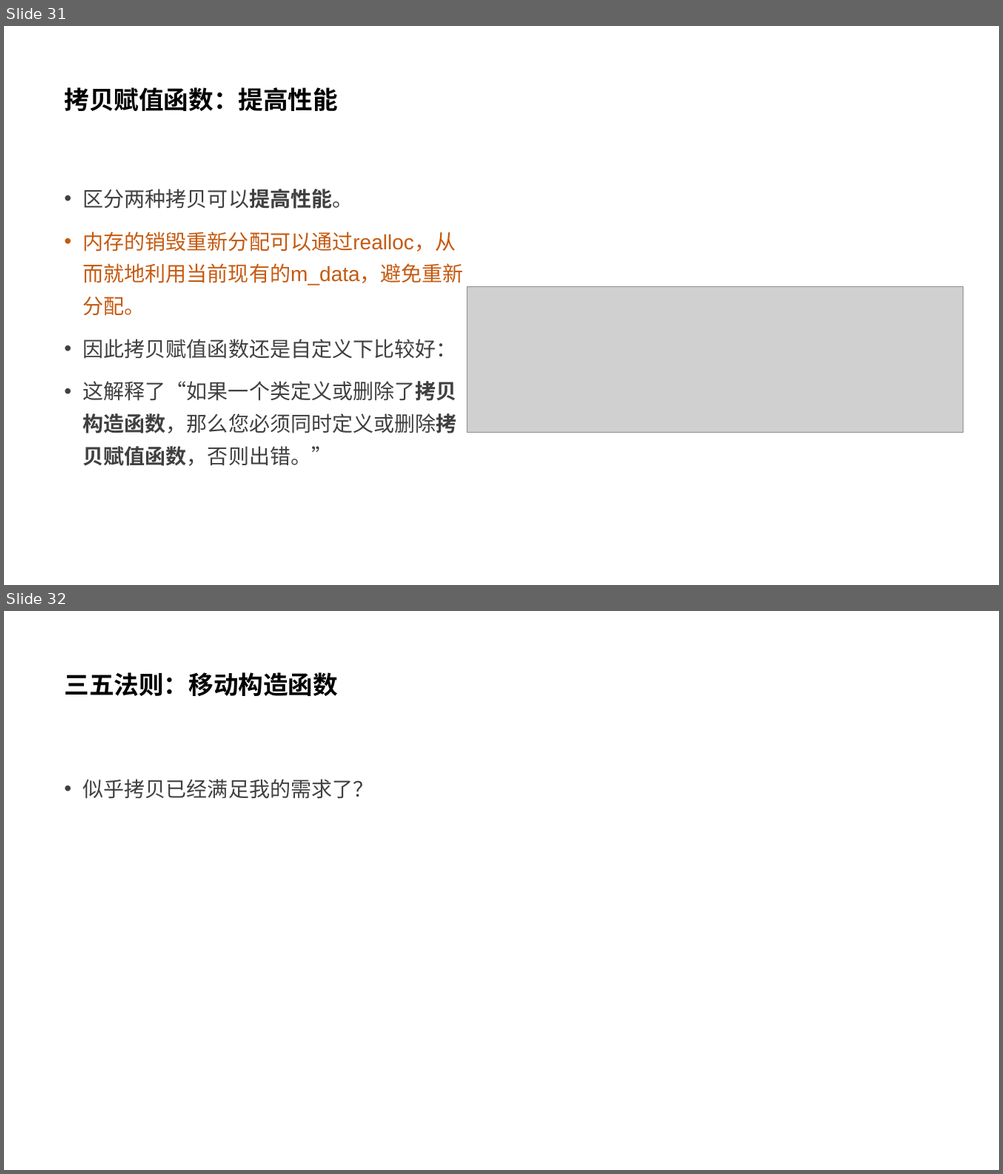
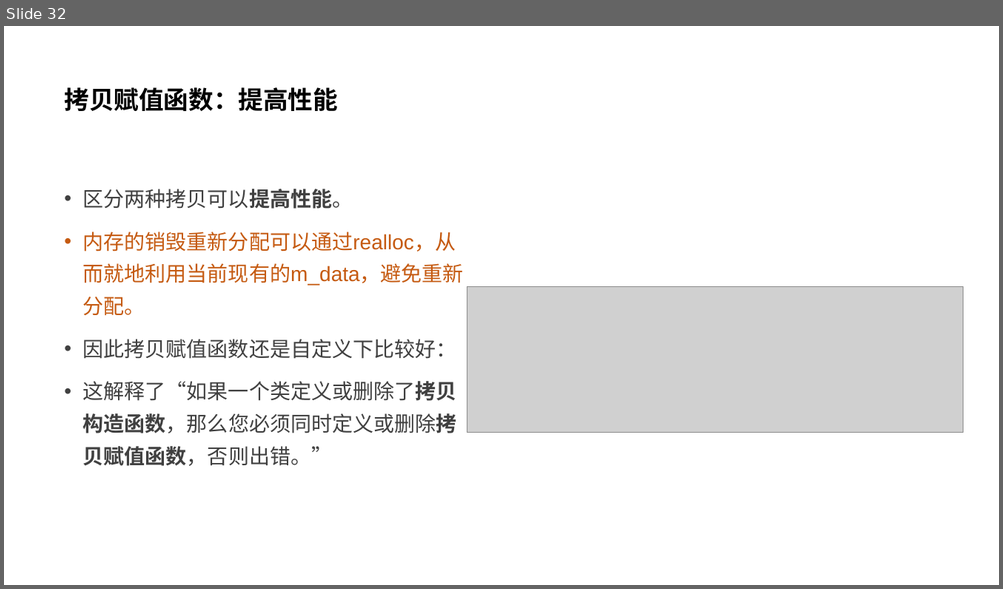
Before and after one commit to parallel101/course, a slide deck: 02/slides.pptx. Shown one above the other, each under a label of ours: slides 31 and 32 before the commit, slide 32 after it. The pictures are 1003x1174 and 1003x589 pixels, drawn with LibreOffice and Linux fonts; fonts in the diff are those of the drawing; grey boxes stand for pictures. Boxes give left, top, right and bottom in pixels: in the first picture for what was removed or moved away, otherwise in the second. Text is boxed around its words. In the diff, an @@ line names an element or a change of style, - is before the commit and + after.

```diff
--- a/02/slides.pptx
+++ b/02/slides.pptx
@@ slide 32 removed at box(4, 611, 999, 1170), background #FFFFFF @@
@@ title removed at box(64, 672, 338, 696) @@
-三五法则：移动构造函数
@@ text removed at box(83, 779, 374, 799) @@
-• 似乎拷贝已经满足我的需求了？
@@ what was slide 31 is now slide 32 @@
```
Also in this commit, not shown: 1 slide changed, 6 slides added, 5 other files.
